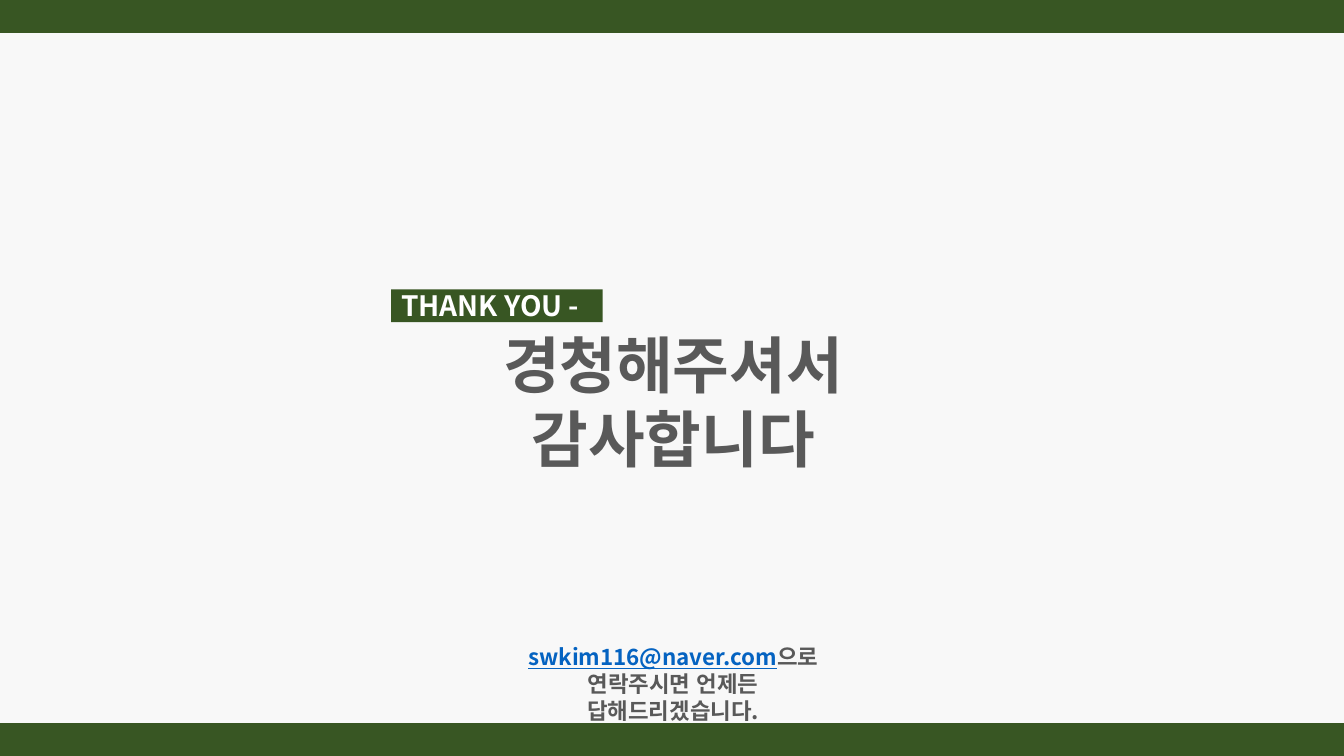
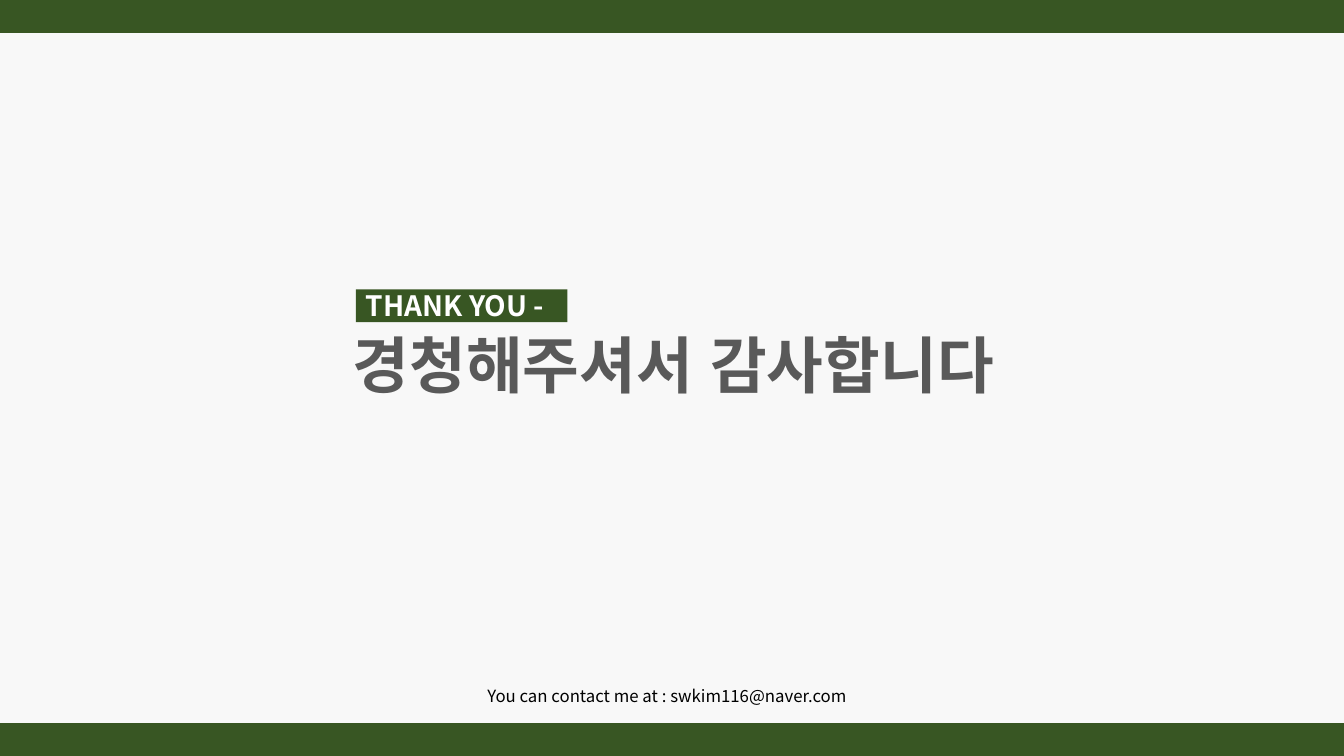
Before and after one commit to Gray116/BigData_Academy_1, a slide deck: slide 32 of 00_Projects/김설웅_개인프로젝트.pptx (slide 21 before the commit). Drawn at 1344x756 pixels with LibreOffice and Linux fonts; fonts in the diff are those of the drawing. Boxes give left, top, right and bottom in pixels: in the first picture for what was removed or moved away, otherwise in the second. Text is boxed around its words. In the diff, an @@ line names an element or a change of style, - is before the commit and + after.

```diff
--- a/00_Projects/김설웅_개인프로젝트.pptx
+++ b/00_Projects/김설웅_개인프로젝트.pptx
@@ text "THANK YOU -": place and size @@
-text "THANK YOU -" at (401,288,562,324)
+text "THANK YOU -" at (366,288,527,324)
@@ rectangle: place and size @@
-rectangle at (391,289,603,323)
+rectangle at (356,289,568,323)
@@ text "경청해주셔서 감사합니다" rewrapped from (503,336,843,468) to (353,336,994,394) @@
@@ text removed at (528,647,818,724) @@
-swkim116@naver.com으로
-연락주시면 언제든 답해드리겠습니다.
@@ text added at (487,688,846,705), 12 pt, text #000000 @@
+You can contact me at : swkim116@naver.com
```
Also in this commit, not shown: 5 other slides changed, 12 slides added, 1 slide removed, 1 other file.
